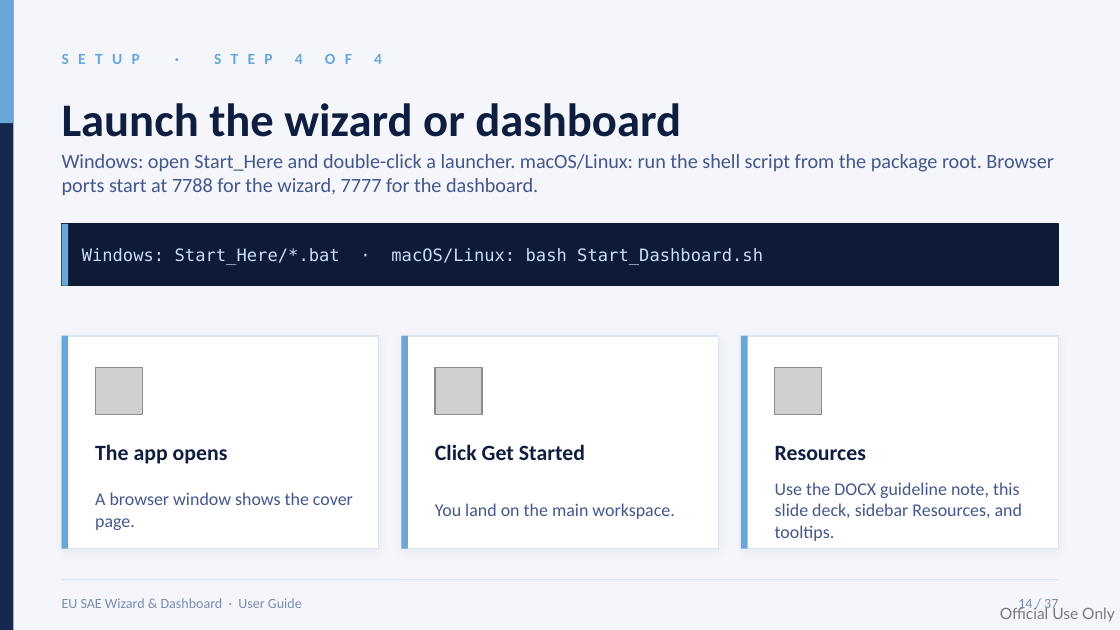
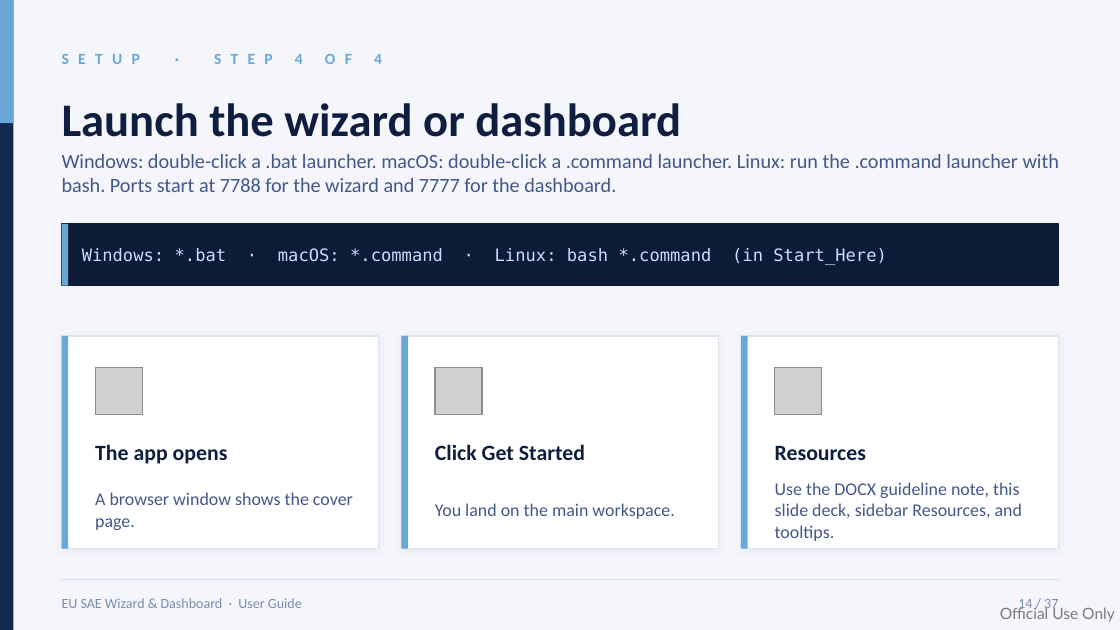
Before and after one commit to Noboyoshida227/eu-sae-application-package, a slide deck: slide 14 of docs/instructions/EU_SAE_User_Guide_5_2_0_rc_6_wizard_3_pointwise.pptx. Drawn at 1120x630 pixels with LibreOffice and Linux fonts; fonts in the diff are those of the drawing; grey boxes stand for pictures. Boxes give left, top, right and bottom in pixels: in the first picture for what was removed or moved away, otherwise in the second. Text is boxed around its words. In the diff, an @@ line names an element or a change of style, - is before the commit and + after.

```diff
--- a/docs/instructions/EU_SAE_User_Guide_5_2_0_rc_6_wizard_3_pointwise.pptx
+++ b/docs/instructions/EU_SAE_User_Guide_5_2_0_rc_6_wizard_3_pointwise.pptx
@@ text at [62,154,1059,192]: text changed @@
-Windows: open Start_Here and double-click a launcher. macOS/Linux: run the shell script from the package root. Browser ports start at 7788 for the wizard, 7777 for the dashboard.
+Windows: double-click a .bat launcher. macOS: double-click a .command launcher. Linux: run the .command launcher with bash. Ports start at 7788 for the wizard and 7777 for the dashboard.
@@ text at [82,248,886,265]: text changed @@
-Windows: Start_Here/*.bat · macOS/Linux: bash Start_Dashboard.sh
+Windows: *.bat · macOS: *.command · Linux: bash *.command (in Start_Here)
```
Also in this commit, not shown: 2 other slides changed, 10 other files.
